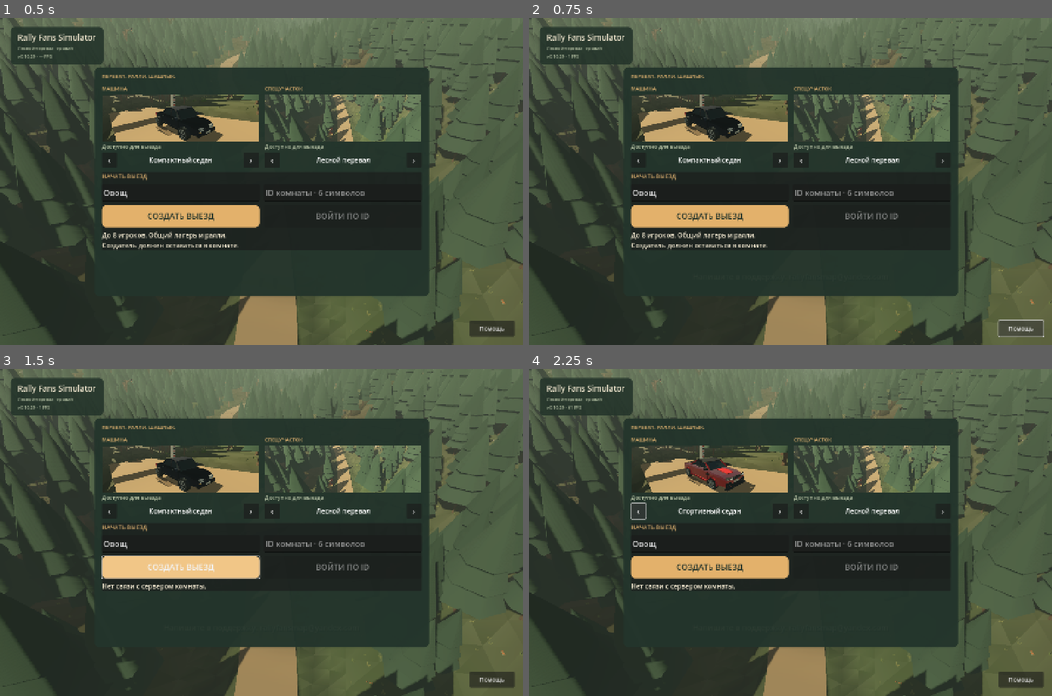
Above: before the commit, frames 1-4 (two rows, left to right).
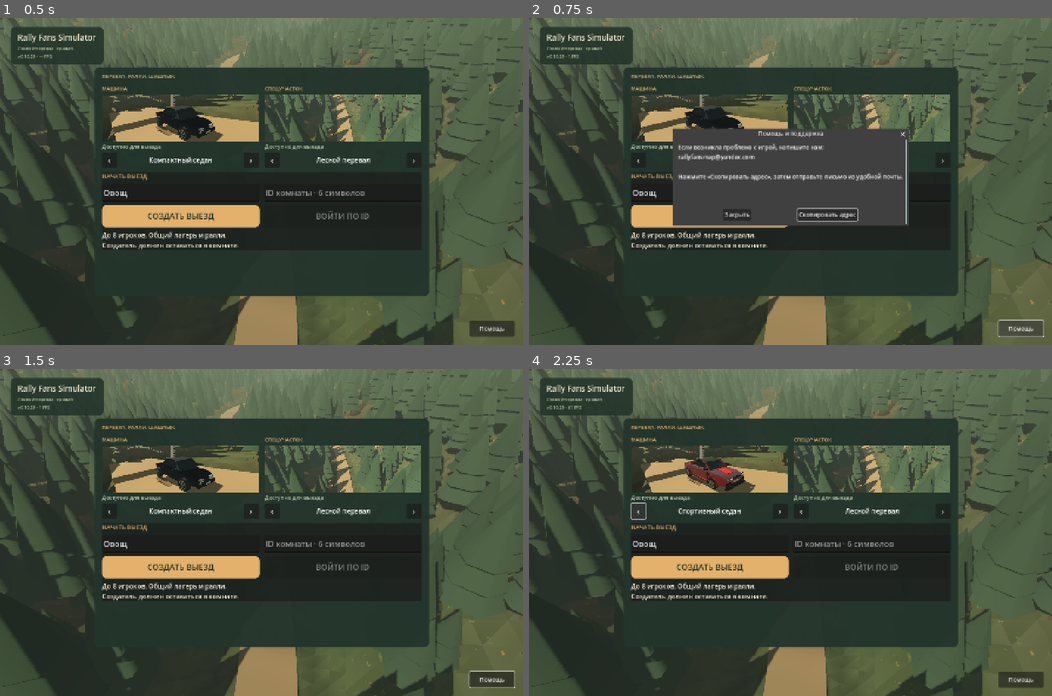
Above: after the commit, the same moments.

Repository: DaniilSmirnov/rfm-simulator
Game: Godot game, scene res://main.tscn
Two runs of this game, one before a commit and one after it. Both use one fixed random seed, a clock stepped at 60 frames per second and the inputs below.
Inputs (mouse positions are in pixels of both pictures, inside the frame that each line leads up to):
- Up to frame 1 (0.5 s): no input
- Up to frame 2 (0.75 s): click "Помощь" at 0.5 s
- Up to frame 3 (1.5 s): click (209, 565) at 1.25 s, where only the run after the commit has a clickable "Закрыть"
- Up to frame 4 (2.25 s): click "‹" at 2 s

Frame 1 is identical in both runs. In frame 2, 12% of the frame differs, in the area x 27-73%, y 33-64%; in frame 3, 2.8%; in frame 4, 0.5%.

Commit message:
Make VK Help open support dialog and copy email via VK Bridge

Diff:
--- a/game/scripts/lobby_ui.gd
+++ b/game/scripts/lobby_ui.gd
@@ -13,6 +13,7 @@
 var return_button: Button
 var host_pause: PanelContainer
 var help_button: Button
+var help_dialog: ConfirmationDialog
 const SUPPORT_EMAIL = "rallyfansmap@yandex.com"
 var audio_controls: VBoxContainer
 var volume_label: Label
@@ -21,6 +22,29 @@
 var master_base_db = 0.0
 var last_size = Vector2.ZERO
 var last_playing = false
+
+func _is_vk_platform() -> bool:
+	return game.platform_service != null and game.platform_service.profile.get("platform", "") == "vk"
+
+func _open_help() -> void:
+	# mailto: is not reliably handled inside the VK client WebView.
+	if _is_vk_platform():
+		help_dialog.popup_centered(Vector2i(440, 230))
+		return
+	if OS.shell_open("mailto:" + SUPPORT_EMAIL) != OK:
+		help_dialog.popup_centered(Vector2i(440, 230))
+
+func _copy_support_email() -> void:
+	if OS.has_feature("web"):
+		# Bridge copy is supported inside VK mobile WebViews where Clipboard APIs
+		# and mailto handlers can be restricted. Catch rejection explicitly.
+		var script = "(function(){var text=" + JSON.stringify(SUPPORT_EMAIL) + ";if(window.vkBridge && typeof window.vkBridge.send==='function'){window.vkBridge.send('VKWebAppCopyText',{text:text}).catch(function(){if(navigator.clipboard)navigator.clipboard.writeText(text).catch(function(){});});return true;}if(navigator.clipboard){navigator.clipboard.writeText(text).catch(function(){});return true;}return false;})()"
+		var started = JavaScriptBridge.eval(script, true)
+		if started == true:
+			game.toast("Адрес поддержки: " + SUPPORT_EMAIL)
+			return
+	DisplayServer.clipboard_set(SUPPORT_EMAIL)
+	game.toast("Адрес поддержки: " + SUPPORT_EMAIL)
 
 func add_preview(parent: Control, kind: String) -> void:
 	var image = TextureRect.new()
@@ -53,10 +77,15 @@
 	help_button.offset_right = -24
 	help_button.offset_top = -68
 	help_button.offset_bottom = -24
-	help_button.pressed.connect(func():
-		if OS.shell_open("mailto:" + SUPPORT_EMAIL) != OK:
-			game.toast("Напишите в поддержку: " + SUPPORT_EMAIL)
-	)
+	help_button.pressed.connect(_open_help)
+	help_dialog = ConfirmationDialog.new()
+	help_dialog.name = "SupportDialog"
+	help_dialog.title = "Помощь и поддержка"
+	help_dialog.dialog_text = "Если возникла проблема с игрой, напишите нам:\n" + SUPPORT_EMAIL + "\n\nНажмите «Скопировать адрес», затем отправьте письмо из удобной почты."
+	help_dialog.ok_button_text = "Скопировать адрес"
+	help_dialog.cancel_button_text = "Закрыть"
+	help_dialog.confirmed.connect(_copy_support_email)
+	ui.add_child(help_dialog)
 	# Backdrop fills the viewport independently of the inset HUD root.
 	var backdrop_root = Control.new()
 	backdrop_root.mouse_filter = Control.MOUSE_FILTER_IGNORE
